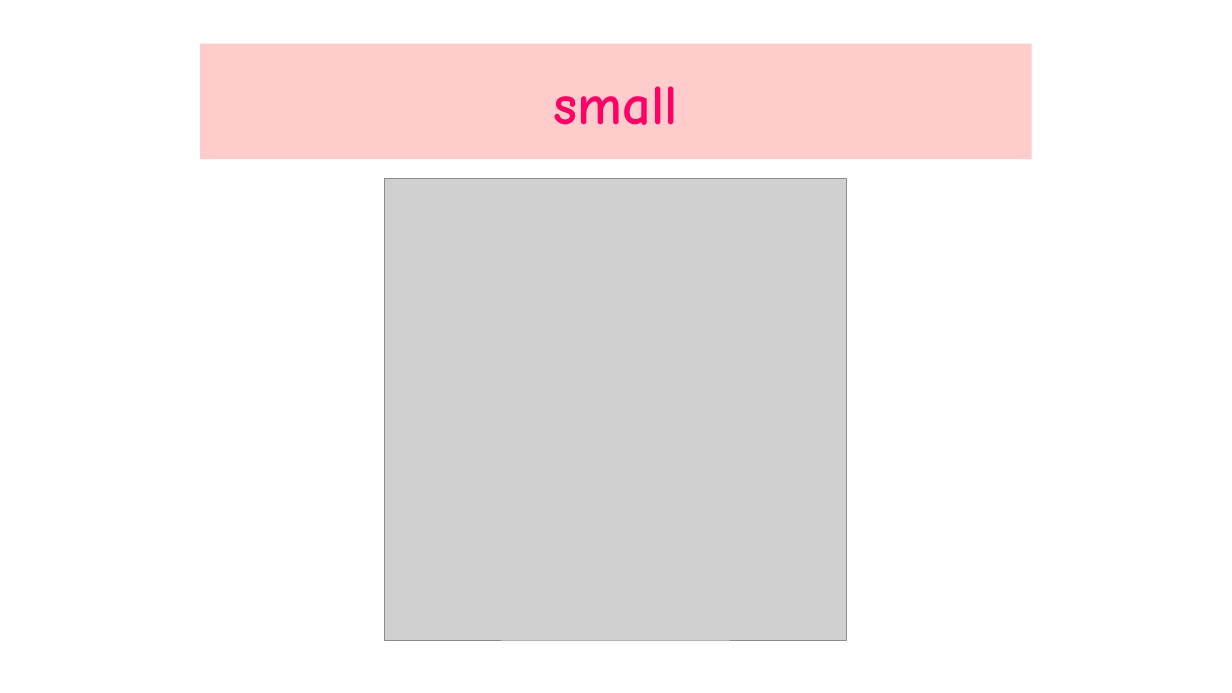
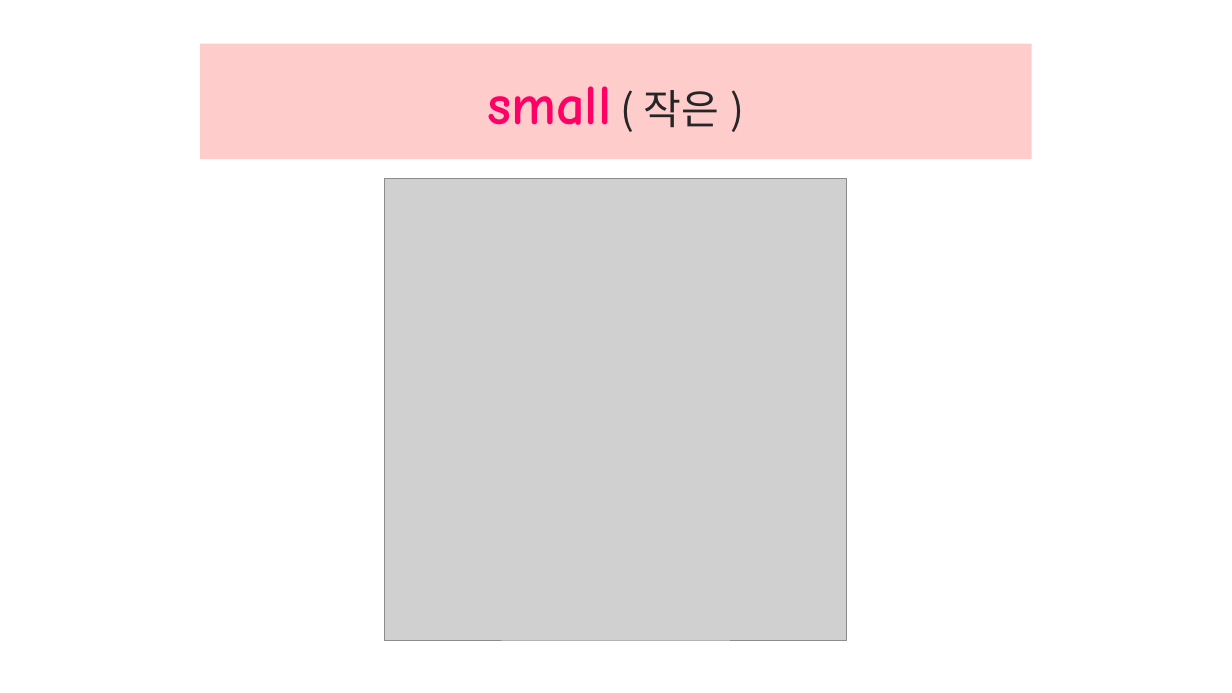
Before and after one commit to jangengineering/To-do-list, a slide deck: slide 19 of ppt/Lesson10-1_New_Words.pptx. Drawn at 1232x693 pixels with LibreOffice and Linux fonts; fonts in the diff are those of the drawing; grey boxes stand for pictures. Boxes give left, top, right and bottom in pixels: in the first picture for what was removed or moved away, otherwise in the second. Text is boxed around its words. In the diff, an @@ line names an element or a change of style, - is before the commit and + after.

```diff
--- a/ppt/Lesson10-1_New_Words.pptx
+++ b/ppt/Lesson10-1_New_Words.pptx
@@ title at [487,86,720,128]: text changed @@
-small
+small ( 작은 )
```
Also in this commit, not shown: 17 other slides changed, 4 slides added, 3 slides removed.
